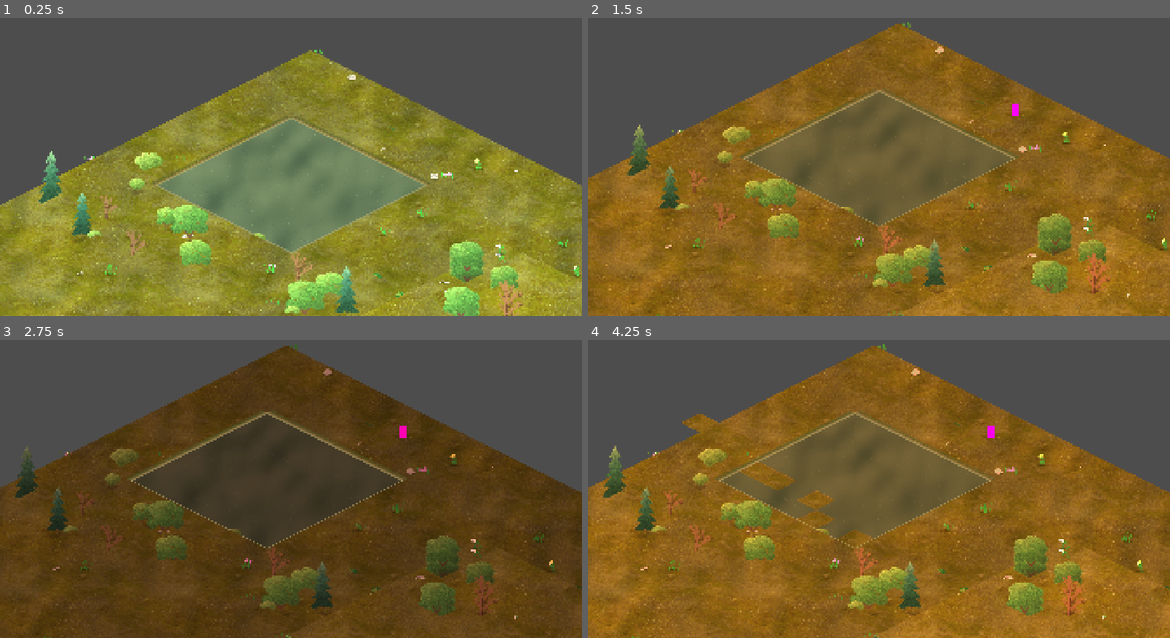
Above: before the commit, frames 1-4 (two rows, left to right).
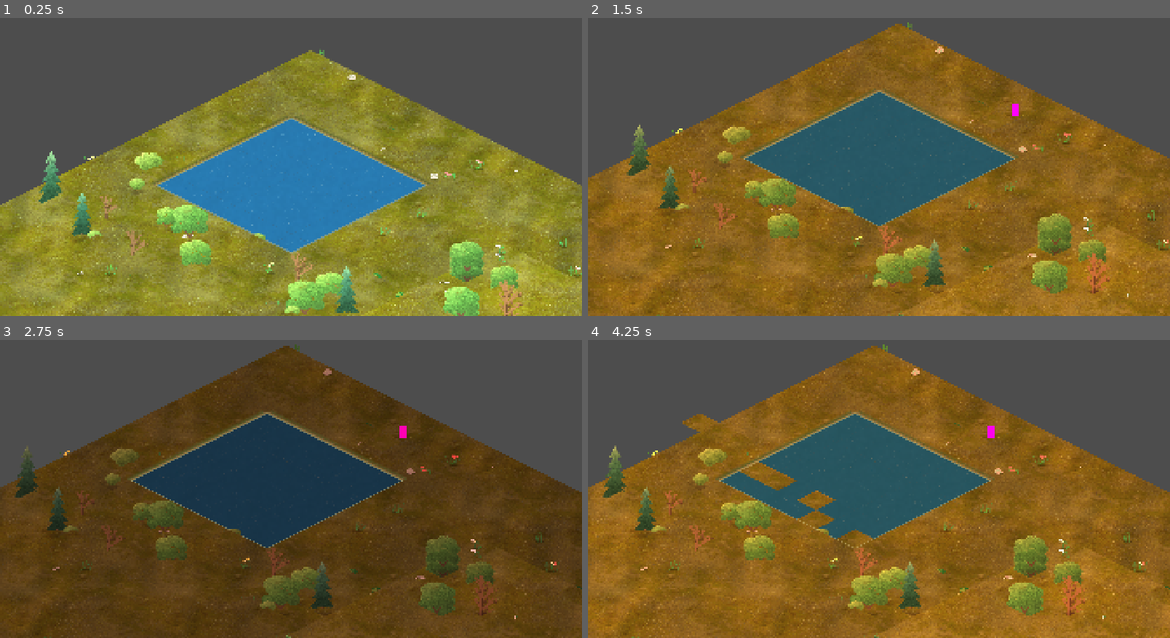
Above: after the commit, the same moments.

Repository: saman-mb/crusade-rts
Game: Godot game, scene res://src/nodes/map_system.tscn
Two runs of this game, one before a commit and one after it. Both use one fixed random seed, a clock stepped at 60 frames per second and the inputs below.
Inputs (mouse positions are in pixels of both pictures, inside the frame that each line leads up to):
- Up to frame 1 (0.25 s): no input
- Up to frame 2 (1.5 s): tap Enter at 0.5 s; move the mouse to (1007, 137) at 0.52 s; hold . (dev_time_fwd) 0.53-1.25 s; tap S (cam_down) at 0.6 s; click (1007, 137) at 0.67 s; drag from (762, 169) to (849, 217) at 1.27 s
- Up to frame 3 (2.75 s): tap Space at 2 s; move the mouse to (349, 402) at 2.02 s; hold . (dev_time_fwd) from 2.03 s (still down); tap D (cam_right) at 2.1 s
- Up to frame 4 (4.25 s): release . (dev_time_fwd) at 2.75 s; drag from (849, 539) to (704, 426) at 2.77 s; tap Enter at 3.5 s; move the mouse to (1053, 524) at 3.52 s; hold , (dev_time_back) from 3.53 s (still down); tap B at 3.6 s

The runs differ from the first frame. In frame 1, 11% of the frame differs, in the area x 15-100%, y 10-97%; in frame 2, 11%; in frame 3, 11%; in frame 4, 9.8%.

Commit message:
feat: water HD pass + terrain polish nits (#241, #243) (#259)
* feat: water HD pass + terrain polish nits (#241, #243)

Finish the map's visible art with the lead-artist follow-ups from PR #240/#242.

Water (#241 nit 5 / #243 nit 2) — the lake was a desaturated grey slate. Saturate it
to a real blue (base #2E86C0 / deep #1E6494) and stop the water tiles from taking the
GRASS relief lighting: terrain_tint.gdshader now detects water by its blue-dominant
albedo and gives it a flat, hue-preserving directional sheen instead of the green/ochre
relief. That relief was both greening the blue and — because its world-space height
swells average differently in each tile-window crop — stepping into a hard chevron at
every water tile edge. The water mega is now near-uniform (fine ripple grain + cyan
crests + warm sun-glint flecks), so no window-average step remains. Fixes water in-game,
not just the showcase.

Void wedge (#243 nit 1) — the off-map triangle read as a flat unfinished slab; the
showcase BG gradient gains a soft centre glow so it reads as atmospheric depth in every
framing.

Doodads (#241 nit 3) — knock ~15% saturation off the neon grass-blade tufts.
World-space tint (#241 nit 4) — trim the brightness swing 0.10 -> 0.08 (mid-field read
a touch blotchy). Flame (#241 nit 1) — shrink the campfire sprite 20%.

Closes #241, #243

Co-Authored-By: Claude Opus 4.8 (1M context) <noreply@anthropic.com>
Claude-Session: https://claude.ai/code/session_011XXrArQbzXBMjmQfcGAmyp

* polish: address acceptance-board nits — brown hue drift, water band, tuft outliers

Post-review polish from the PR #259 board (all reviewers ACCEPTED-WITH-NITS):
- #241 nit 4, correct lever: trim the BROWN hue drift (hue_amp 0.045 -> 0.036), the
  patchy-dirt knob the artist actually named. The earlier tint_amp trim addressed
  brightness blotchiness; this addresses the brown drift.
- Water: flatten the directional sheen (0.90 + 0.20*lam -> 0.94 + 0.10*lam) to soften
  the residual mid-lake value band the art-director flagged.
- Doodads: pull the brightest grass-blade outliers down ~10% more so none pop neon.

Co-Authored-By: Claude Opus 4.8 (1M context) <noreply@anthropic.com>
Claude-Session: https://claude.ai/code/session_011XXrArQbzXBMjmQfcGAmyp

---------

Co-authored-by: UGREEN USER <saman@debian.dedomain>
Co-authored-by: Claude Opus 4.8 (1M context) <noreply@anthropic.com>

Diff:
--- a/assets/shaders/terrain_tint.gdshader
+++ b/assets/shaders/terrain_tint.gdshader
@@ -9,9 +9,9 @@
 // this shader owns the terrain's undulation instead. Deterministic: pure hash noise.
 
 // --- colour drift ---
-uniform float tint_amp : hint_range(0.0, 0.4) = 0.10;    // brightness swing (+/-)
+uniform float tint_amp : hint_range(0.0, 0.4) = 0.08;    // brightness swing (+/-) -- trimmed (#241 nit 4: mid-field read a touch blotchy)
 uniform float tint_freq = 0.0016;                         // cycles per world px (low = broad patches)
-uniform float hue_amp : hint_range(0.0, 0.2) = 0.045;    // warm/cool swing
+uniform float hue_amp : hint_range(0.0, 0.2) = 0.036;    // warm/cool swing -- trimmed 20% (#241 nit 4: the BROWN drift read patchy-dirt in the mid-field)
 uniform vec3 warm = vec3(1.03, 1.0, 0.93);
 uniform vec3 cool = vec3(0.95, 1.0, 1.04);
 // --- world-space relief lighting (fake directional sun -> warm-lit / cool-shadow) ---
@@ -100,7 +100,16 @@
 	vec3 relief_col = mix(shadow_tone, highlight_tone, lam);
 	vec3 rim = rim_color * pow(lam, 3.0) * rim_strength;
 
-	COLOR.rgb = COLOR.rgb * bright * hue * relief_col + rim;
+	// Land takes the full grass relief tint; WATER must NOT. The green/ochre relief
+	// greens the blue surface, and its world-space height swells land a different
+	// average value in each tile-window crop -> a hard stepped chevron at every water
+	// tile edge. Detect water by its blue-dominant albedo and give it a flat, hue-
+	// preserving directional sheen instead (the ripple crests + sun glint baked into
+	// the albedo carry the surface interest).
+	float wness = smoothstep(0.0, 0.10, COLOR.b - COLOR.r) * smoothstep(0.20, 0.35, COLOR.b);
+	vec3 land_c = COLOR.rgb * bright * hue * relief_col + rim;
+	vec3 water_c = COLOR.rgb * (0.94 + 0.10 * clamp(lam, 0.0, 1.0));   // flatter sheen -> softens the residual mid-lake value band
+	COLOR.rgb = mix(land_c, water_c, wness);
 
 	// Firelight pools: additive warm glow, distance measured on the GROUND plane
 	// (y stretched 2:1 to match the dimetric tiles) so each pool is a soft ellipse
--- a/tools/render_showcase.gd
+++ b/tools/render_showcase.gd
@@ -44,8 +44,13 @@
 
 const BG_CODE := "shader_type canvas_item;
 void fragment(){
-	vec3 top = vec3(0.54,0.455,0.376); vec3 bot = vec3(0.275,0.235,0.204);
-	COLOR = vec4(mix(top,bot,UV.y),1.0);
+	// Warm brown void gradient + a soft centre glow so the off-map wedge reads as
+	// atmospheric depth in every framing, not a flat unfinished triangle (#243 nit 1).
+	vec3 top = vec3(0.50,0.42,0.35); vec3 bot = vec3(0.20,0.17,0.15);
+	vec3 c = mix(top, bot, pow(UV.y, 1.15));
+	float d = distance(UV, vec2(0.42,0.35));
+	c *= 1.0 - smoothstep(0.2,0.95,d)*0.35;
+	COLOR = vec4(c,1.0);
 }"
 
 var _rng := RandomNumberGenerator.new()
@@ -165,6 +170,7 @@
 		var fire := Sprite2D.new()
 		fire.texture = ftex
 		fire.position = pos
+		fire.scale = Vector2(0.8, 0.8)                 # -20%: a touch large for the pit (#241 nit 1)
 		map.add_child(fire)
 		if ltex != null:
 			var core := _glow(ltex, Color(1.0, 0.54, 0.22), 44.0, 0.9, 0.8)
@@ -205,9 +211,10 @@
 		var fleck := _glow(ltex, Color(1.0, 0.90, 0.70), _rng.randf_range(6.0, 18.0), 0.7, 0.32)
 		fleck.position = fpos
 		map.add_child(fleck)
-	# Faint warm sky reflection over the lake's NW half -- ties the water into
-	# the golden scene instead of leaving it a cool slate hole.
-	var sky := _glow(ltex, Color(0.60, 0.46, 0.31), 560.0, 0.24, 0.42)
+	# Faint warm-gold sky glint over the lake's NW half -- with the saturated blue
+	# water (#241 nit 5) this only needs a light warm sheen, not the heavy brown wash
+	# that used to grey the surface out.
+	var sky := _glow(ltex, Color(0.72, 0.66, 0.46), 520.0, 0.14, 0.42)
 	sky.position = centre + Vector2(-70.0, -40.0)
 	map.add_child(sky)
 
Binary file changed: assets/doodads/doodads.png
Binary file changed: assets/tilesets/terrain_atlas.png
Binary file changed: assets/tilesets/terrain_atlas_n.png
Not shown, changed: tools/gen_doodads.py
Not shown, changed: tools/pack_terrain_atlas.py
